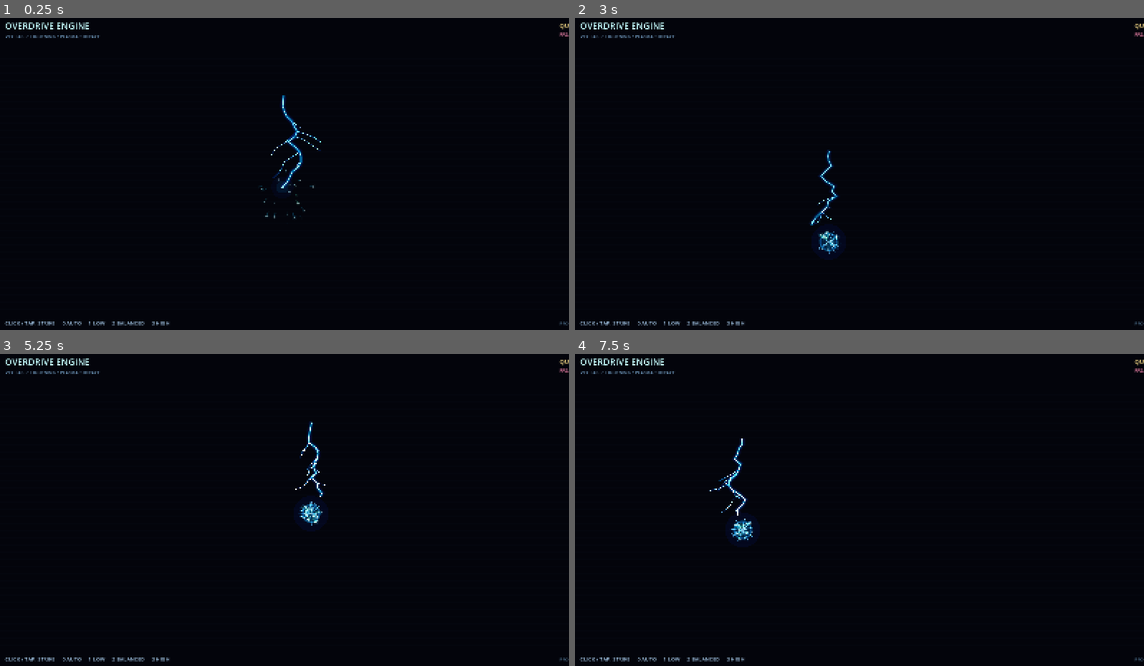
Above: before the commit, frames 1-4 (two rows, left to right).
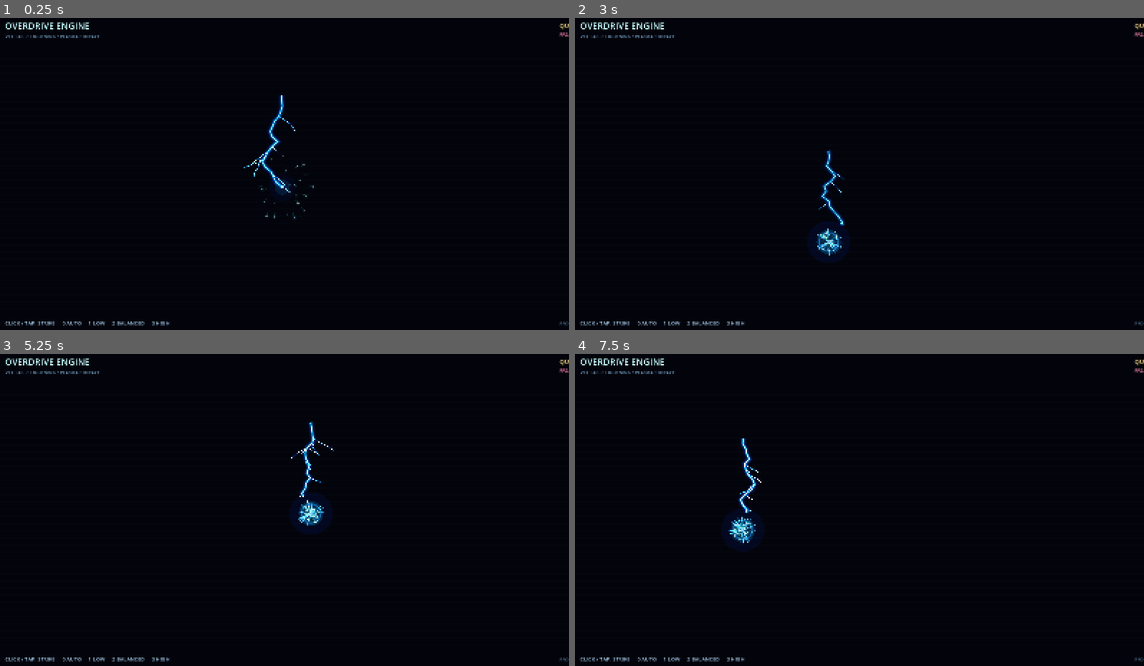
Above: after the commit, the same moments.

Repository: rifatsidik/elemental-overdrive
Game: Godot game, scene res://scenes/engine_lab.tscn
The game is run twice, just before and just after one commit, with the same random seed, the same clock (stepped at 60 frames per second) and the same inputs.
Inputs (mouse positions are in pixels of both pictures, inside the frame that each line leads up to):
- Up to frame 1 (0.25 s): no input
- Up to frame 2 (3 s): tap Enter at 0.5, 2.75 s; move the mouse to (984, 161) at 0.52 s; hold D 0.53-1.28 s; tap Q at 0.6 s; click (984, 161) at 0.67 s; move the mouse to (740, 192) at 1.27 s; hold S 1.28-2.03 s; tap E at 1.35 s; tap Space at 2 s; move the mouse to (916, 105) at 2.02 s; hold D 2.03-2.78 s; tap R at 2.1 s; move the mouse to (831, 242) at 2.77 s; hold W from 2.78 s (still down); tap 0 at 2.85 s; click (831, 242) at 2.92 s
- Up to frame 3 (5.25 s): move the mouse to (455, 563) at 3.52 s; release W at 3.53 s; hold A 3.53-5.03 s; tap 1 at 3.6 s; tap Space at 4.25 s; move the mouse to (108, 466) at 4.27 s; tap 2 at 4.35 s; tap Enter at 5 s; move the mouse to (312, 513) at 5.02 s; hold S from 5.03 s (still down); tap 3 at 5.1 s; click (312, 513) at 5.17 s
- Up to frame 4 (7.5 s): move the mouse to (774, 432) at 5.77 s; release S at 5.78 s; hold D 5.78-6.53 s; tap X at 5.85 s; tap Space at 6.5 s; move the mouse to (984, 497) at 6.52 s; hold W 6.53-7.28 s; tap Q at 6.6 s; move the mouse to (740, 528) at 7.27 s; hold D from 7.28 s (still down); tap E at 7.35 s; click (740, 528) at 7.42 s

The runs differ from the first frame. In frame 1, 0.8% of the frame differs, in the area x 42-57%, y 24-58%; in frame 2, 0.7%; in frame 3, 0.7%; in frame 4, 0.8%.

Commit message:
Make lightning strikes originate from dynamic source positions

Diff:
--- a/scripts/visuals/energy_burst.gd
+++ b/scripts/visuals/energy_burst.gd
@@ -1,10 +1,8 @@
 extends Node2D
 class_name EnergyBurst
 
-## Procedural lightning strike: jagged leader, asymmetric downward forks,
-## staged reveal, rapid re-strikes, and a short luminous afterglow.
-## Geometry is generated once per strike; per-frame work is bounded to drawing.
-
+## Directional procedural lightning. The leader travels from its supplied source
+## to the impact point; no hard-coded sky origin is required.
 const PARTICLE_SCRIPT = preload("res://scripts/visuals/energy_particles.gd")
 
 var strength: float = 1.0
@@ -14,6 +12,7 @@
 var branch_budget: int = 4
 var layer_budget: int = 2
 var burst_color: Color = Color(0.18, 0.92, 1.0, 1.0)
+var start_point: Vector2 = Vector2(0.0, -255.0)
 
 var _paths: Array[PackedVector2Array] = []
 var _branch_starts: Array[float] = []
@@ -22,15 +21,15 @@
 var _rng := RandomNumberGenerator.new()
 
 const STRIKE_TIME: float = 0.082
-const BOLT_HEIGHT: float = 255.0
 const MAIN_SEGMENTS: int = 18
 const MAX_BRANCHES: int = 8
 
-func configure(new_strength: float, new_seed: int, branches: int, layers: int) -> void:
+func configure(new_strength: float, new_seed: int, branches: int, layers: int, source_offset: Vector2 = Vector2(0.0, -255.0)) -> void:
 	strength = clampf(new_strength, 0.1, 2.0)
 	seed_value = new_seed
 	branch_budget = clampi(branches, 1, MAX_BRANCHES)
 	layer_budget = clampi(layers, 1, 4)
+	start_point = source_offset
 	_rng.seed = seed_value
 	age = 0.0
 	_build_paths()
@@ -38,7 +37,7 @@
 	var sparks = PARTICLE_SCRIPT.new()
 	sparks.name = "EnergyParticles"
 	add_child(sparks)
-	sparks.configure(seed_value ^ 0x5F3759DF, 10 + layer_budget * 10, strength)
+	sparks.configure(seed_value ^ 0x5F3759DF, 12 + layer_budget * 12, strength)
 	queue_redraw()
 
 func _ready() -> void:
@@ -60,61 +59,56 @@
 	_path_scales.clear()
 	_spark_directions.clear()
 
-	# A constrained random walk produces a coherent leader instead of
-	# unrelated zigzags: each step remembers the previous lateral position.
+	var travel := -start_point
+	if travel.length() < 24.0:
+		travel = Vector2(0.0, -110.0)
+	var forward := travel.normalized()
+	var sideways := Vector2(-forward.y, forward.x)
+	var distance := travel.length()
 	var main := PackedVector2Array()
-	var x := _rng.randf_range(-5.0, 5.0) * strength
-	main.append(Vector2(x, -BOLT_HEIGHT * strength))
+	var lateral := _rng.randf_range(-3.0, 3.0) * strength
+	main.append(start_point + sideways * lateral)
 	for i in range(1, MAIN_SEGMENTS):
 		var t := float(i) / float(MAIN_SEGMENTS)
 		var envelope := pow(maxf(0.0, sin(t * PI)), 0.72)
-		var correction := -x * 0.16
-		x += (correction + _rng.randf_range(-23.0, 23.0) * envelope) * strength
-		x = clampf(x, -52.0 * strength, 52.0 * strength)
-		main.append(Vector2(x, lerpf(-BOLT_HEIGHT * strength, 0.0, t)))
-	main.append(Vector2(_rng.randf_range(-6.0, 6.0) * strength, 0.0))
+		lateral += (-lateral * 0.16 + _rng.randf_range(-distance * 0.075, distance * 0.075) * envelope) * strength
+		lateral = clampf(lateral, -minf(58.0, distance * 0.22) * strength, minf(58.0, distance * 0.22) * strength)
+		main.append(start_point.lerp(Vector2.ZERO, t) + sideways * lateral)
+	main.append(Vector2.ZERO)
 	_paths.append(main)
 	_branch_starts.append(0.0)
 	_path_scales.append(1.0)
 
-	# Realistic forks are irregular and mostly travel downward/outward;
-	# alternating fixed left/right branches would look too decorative.
 	for i in range(branch_budget):
 		var source_index := _rng.randi_range(3, main.size() - 4)
 		var source := main[source_index]
 		var side := -1.0 if _rng.randf() < 0.5 else 1.0
 		var segments := _rng.randi_range(3, 6)
-		var branch := PackedVector2Array()
-		branch.append(source)
+		var branch := PackedVector2Array([source])
 		var point := source
-		var total_length := _rng.randf_range(30.0, 82.0) * strength
+		var total_length := _rng.randf_range(26.0, 72.0) * strength
 		for segment in range(segments):
 			var t := float(segment + 1) / float(segments)
-			var step_x := side * total_length / float(segments)
-			step_x += _rng.randf_range(-10.0, 10.0) * strength
-			var step_y := _rng.randf_range(6.0, 18.0) * strength
-			point += Vector2(step_x, step_y)
-			# Branches taper back toward the strike's center less as they grow.
-			point.x = lerpf(point.x, source.x + side * total_length, 0.12 * t)
+			point += sideways * (side * total_length / float(segments) + _rng.randf_range(-9.0, 9.0) * strength)
+			point += forward * (_rng.randf_range(4.0, 15.0) * strength)
 			branch.append(point)
 		_paths.append(branch)
 		_branch_starts.append(float(source_index) / float(main.size() - 1))
-		_path_scales.append(_rng.randf_range(0.36, 0.58))
+		_path_scales.append(_rng.randf_range(0.34, 0.56))
 
-	# Tiny side leaders add fine branching without multiplying geometry heavily.
 	if layer_budget >= 2:
-		var twig_count := mini(3, int(floor(float(branch_budget) * 0.5)))
+		var twig_count := mini(4, int(ceil(float(branch_budget) * 0.5)))
 		for i in range(twig_count):
 			var source_index := _rng.randi_range(5, main.size() - 5)
 			var source := main[source_index]
 			var side := -1.0 if _rng.randf() < 0.5 else 1.0
 			var twig := PackedVector2Array([source])
-			twig.append(source + Vector2(side * _rng.randf_range(12.0, 30.0) * strength, _rng.randf_range(10.0, 30.0) * strength))
+			twig.append(source + sideways * side * _rng.randf_range(12.0, 34.0) * strength + forward * _rng.randf_range(8.0, 28.0) * strength)
 			_paths.append(twig)
 			_branch_starts.append(float(source_index) / float(main.size() - 1))
-			_path_scales.append(0.24)
+			_path_scales.append(0.22)
 
-	for i in range(8 + layer_budget * 4):
+	for i in range(10 + layer_budget * 5):
 		_spark_directions.append(Vector2.from_angle(_rng.randf_range(0.0, TAU)))
 
 func _draw() -> void:
@@ -124,28 +118,25 @@
 	var impact := 1.0 - clampf(age / 0.28, 0.0, 1.0)
 	var afterglow := 1.0 - smoothstep(0.0, lifetime, age)
 
-	# Compact impact bloom and expanding rings: keep the brightest area at
-	# the strike endpoint instead of flooding the entire screen with haze.
-	draw_circle(Vector2.ZERO, (28.0 + 28.0 * impact) * strength, Color(0.025, 0.18, 1.0, 0.075 * afterglow))
-	draw_circle(Vector2.ZERO, (15.0 + 16.0 * impact) * strength, Color(0.0, 0.72, 1.0, 0.13 * afterglow))
-	draw_circle(Vector2.ZERO, 3.5 * strength, Color(0.88, 1.0, 1.0, 0.78 * energy))
+	draw_circle(Vector2.ZERO, (34.0 + 34.0 * impact) * strength, Color(0.025, 0.18, 1.0, 0.085 * afterglow))
+	draw_circle(Vector2.ZERO, (19.0 + 20.0 * impact) * strength, Color(0.0, 0.72, 1.0, 0.17 * afterglow))
+	draw_circle(Vector2.ZERO, 4.5 * strength, Color(0.88, 1.0, 1.0, 0.85 * energy))
 	for ring_index in range(layer_budget):
 		var ring_progress := clampf(age / (0.19 + float(ring_index) * 0.045), 0.0, 1.0)
-		var ring_radius := lerpf(4.0, 58.0 + float(ring_index) * 18.0, ring_progress) * strength
-		var ring_alpha := (1.0 - ring_progress) * afterglow * (0.42 / float(ring_index + 1))
+		var ring_radius := lerpf(4.0, 66.0 + float(ring_index) * 20.0, ring_progress) * strength
+		var ring_alpha := (1.0 - ring_progress) * afterglow * (0.46 / float(ring_index + 1))
 		var ring_color := Color(0.12, 0.58, 1.0, ring_alpha) if ring_index % 2 == 0 else Color(0.1, 1.0, 0.92, ring_alpha * 0.7)
-		draw_arc(Vector2.ZERO, ring_radius, 0.0, TAU, 40, ring_color, maxf(1.0, 3.5 - float(ring_index)), true)
+		draw_arc(Vector2.ZERO, ring_radius, 0.0, TAU, 40, ring_color, maxf(1.0, 3.8 - float(ring_index)), true)
 
-	# Short streaks leave the impact in a radial burst, then disappear quickly.
-	if age < 0.18:
-		var spark_progress := clampf(age / 0.18, 0.0, 1.0)
-		for i in range(mini(_spark_directions.size(), 6 + layer_budget * 3)):
+	if age < 0.2:
+		var spark_progress := clampf(age / 0.2, 0.0, 1.0)
+		for i in range(mini(_spark_directions.size(), 7 + layer_budget * 3)):
 			var direction := _spark_directions[i]
 			var start := direction * (5.0 * strength)
-			var finish := direction * (8.0 + 68.0 * spark_progress) * strength
+			var finish := direction * (10.0 + 82.0 * spark_progress) * strength
 			var spark_alpha := (1.0 - spark_progress) * energy
-			draw_line(start, finish, Color(0.12, 0.72, 1.0, spark_alpha * 0.62), 2.0, true)
-			draw_line(start, finish, Color(0.82, 1.0, 1.0, spark_alpha * 0.82), 1.0, true)
+			draw_line(start, finish, Color(0.12, 0.72, 1.0, spark_alpha * 0.68), 2.4, true)
+			draw_line(start, finish, Color(0.82, 1.0, 1.0, spark_alpha * 0.9), 1.1, true)
 
 	for path_index in range(_paths.size()):
 		var source_points := _paths[path_index]
@@ -158,20 +149,19 @@
 			reveal = 1.0
 		if reveal <= 0.0:
 			continue
-
 		var visible_points := _revealed_points(source_points, reveal)
 		if visible_points.size() < 2:
 			continue
 		var path_scale := _path_scales[path_index]
 		var flicker := energy * (0.82 + 0.18 * absf(sin(age * 137.0 + float(path_index * 17))))
-		var broad_width := (15.0 if is_main else 8.5) * path_scale * strength
-		draw_polyline(visible_points, Color(0.015, 0.12, 1.0, 0.12 * flicker), broad_width, true)
-		draw_polyline(visible_points, Color(0.0, 0.52, 1.0, 0.24 * flicker), broad_width * 0.62, true)
+		var broad_width := (18.0 if is_main else 9.5) * path_scale * strength
+		draw_polyline(visible_points, Color(0.015, 0.12, 1.0, 0.17 * flicker), broad_width, true)
+		draw_polyline(visible_points, Color(0.0, 0.52, 1.0, 0.30 * flicker), broad_width * 0.62, true)
 		if layer_budget >= 2:
-			draw_polyline(visible_points, Color(0.0, 0.94, 1.0, 0.48 * flicker), broad_width * 0.30, true)
+			draw_polyline(visible_points, Color(0.0, 0.94, 1.0, 0.56 * flicker), broad_width * 0.30, true)
 		if layer_budget >= 3:
-			draw_polyline(visible_points, Color(0.68, 1.0, 1.0, 0.76 * flicker), broad_width * 0.15, true)
-		draw_polyline(visible_points, Color(0.92, 1.0, 1.0, flicker), maxf(1.0, (1.5 if is_main else 0.9) * path_scale * strength), true)
+			draw_polyline(visible_points, Color(0.68, 1.0, 1.0, 0.82 * flicker), broad_width * 0.15, true)
+		draw_polyline(visible_points, Color(0.96, 1.0, 1.0, flicker), maxf(1.0, (1.8 if is_main else 1.0) * path_scale * strength), true)
 
 func _revealed_points(path: PackedVector2Array, reveal: float) -> PackedVector2Array:
 	var result := PackedVector2Array()
@@ -189,7 +179,6 @@
 	return result
 
 func _flash_envelope() -> float:
-	# A leader flash, a tiny dark gap, then one weaker return stroke.
 	if age < STRIKE_TIME:
 		return lerpf(0.28, 1.0, clampf(age / STRIKE_TIME, 0.0, 1.0))
 	if age < 0.125:
